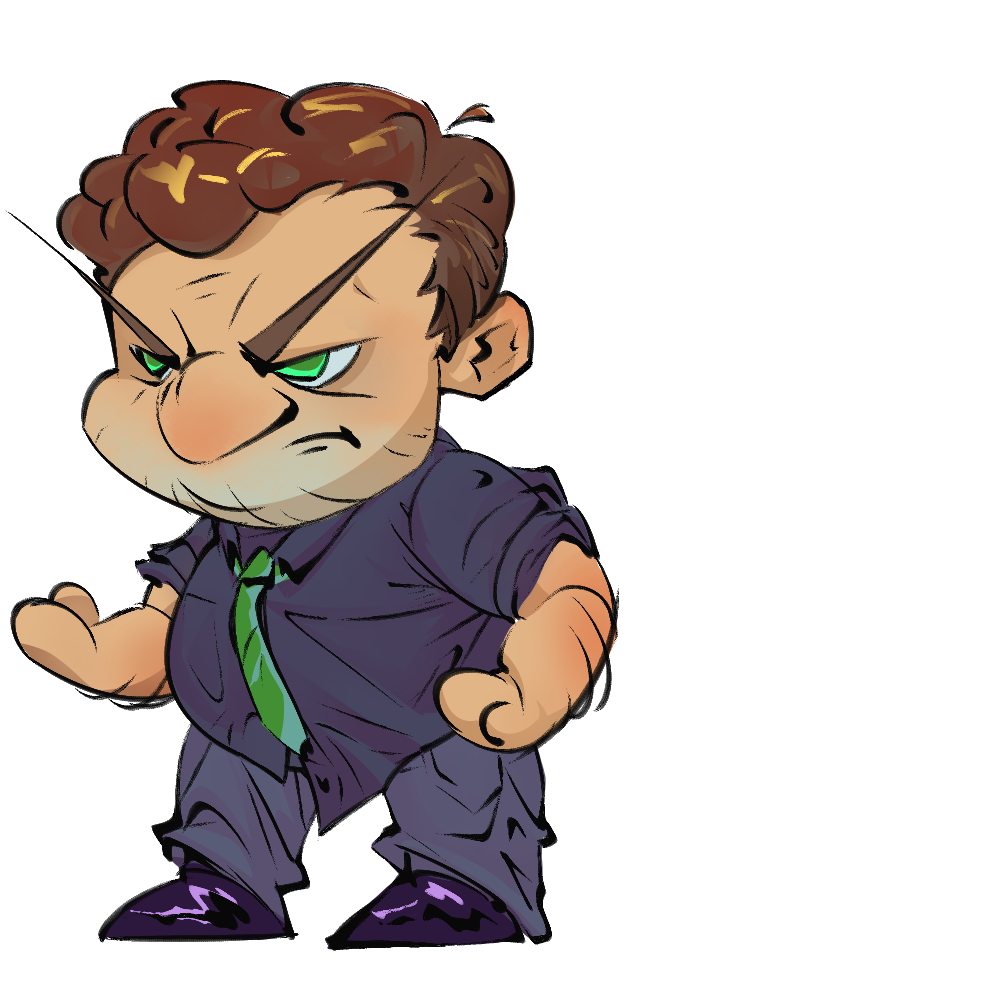
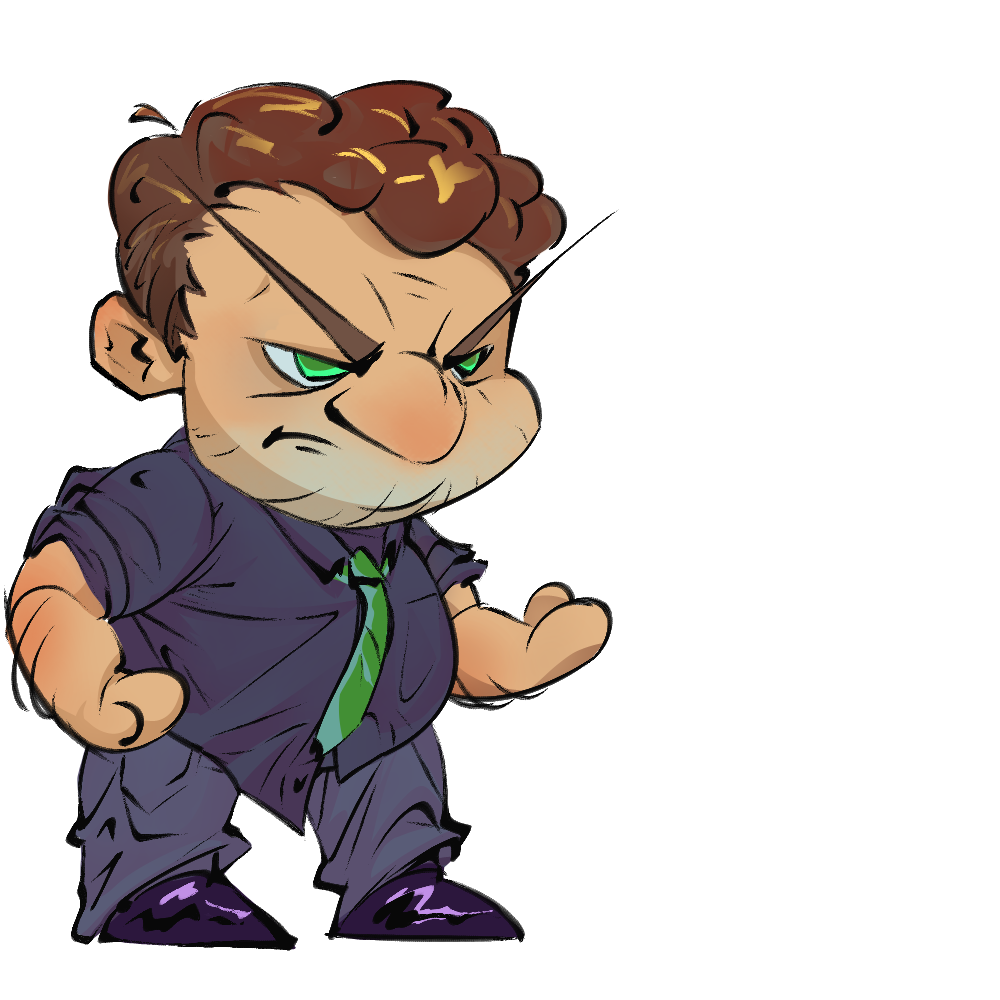
Layer changes from the first w=1000, h=1000 image to the second:
painted on "Layer 48 Copy" over 4, 80, 619, 541
painted on "Layer 47 Copy" over 231, 577, 392, 768
painted on "Layer 46 Copy" over 4, 584, 619, 765
painted on "Layer 45 Copy" over 6, 448, 617, 636
painted on "Layer 43 Copy" over 93, 405, 530, 841
painted on "Layer 44 Copy" over 65, 682, 558, 951
painted on "Layer 42 Copy" over 98, 674, 525, 943
painted on "Layer 41 Copy" over 10, 581, 613, 711
painted on "Layer 40 Copy" over 134, 509, 489, 685
